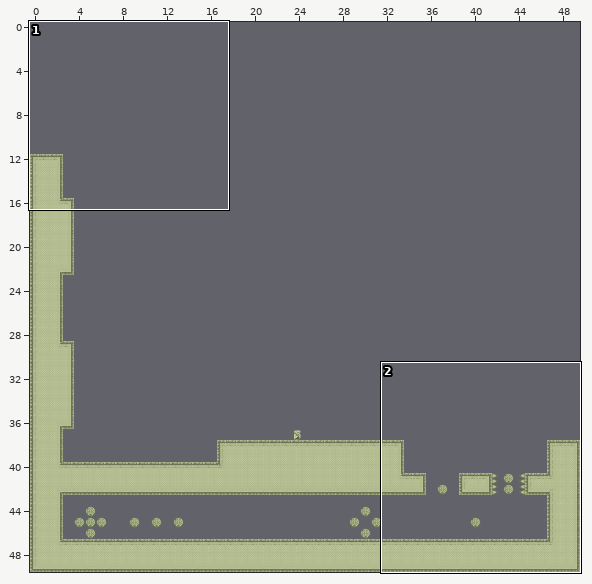
An edit to a level. Tiled map, SuperLemonadeFactory1989/SuperLemonadeFactory1989/Lemonade/levels/slf2/sydney/sydney_level1.tmx. The first picture is a wide view before the edit; the outline marks the close-up.
Close-up. As it was:
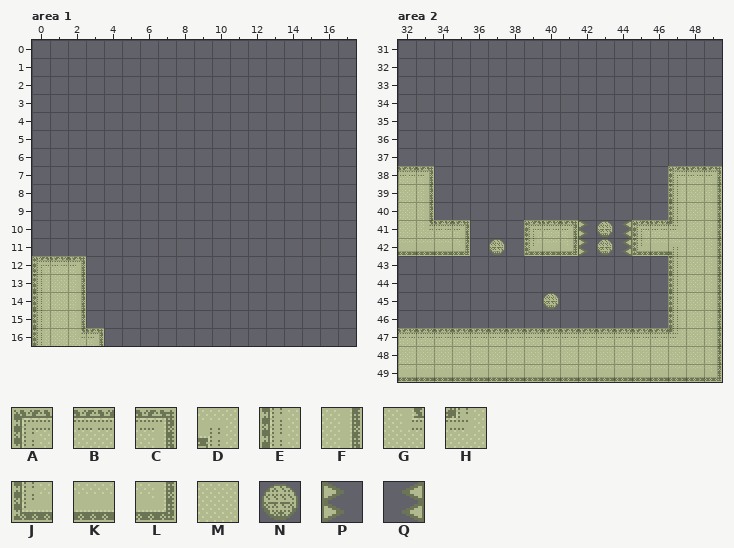
Cells are 20x20 px. Shown: area 1 x 0..17, y 0..16; area 2 x 32..49, y 31..49. The commit also changed other parts of the map, which this record leaves out.
Key: from "tiles_sydney": A 8, B 9, C 14, D 16, E 28, F 34, G 35, H 36, J 128, K 129, L 134, M 194, N 389, P 391, Q 393.
_ is an empty cell.
Layer "bg" before, area 1, first column x 0:
 0 __________________
 1 __________________
 2 __________________
 3 __________________
 4 __________________
 5 __________________
 6 __________________
 7 __________________
 8 __________________
 9 __________________
10 __________________
11 __________________
12 ABC_______________
13 EMF_______________
14 EMF_______________
15 EMF_______________
16 EMGC______________
Layer "bg" before, area 2, first column x 32:
31 __________________
32 __________________
33 __________________
34 __________________
35 __________________
36 __________________
37 __________________
38 BC_____________ABC
39 MF_____________EMF
40 MF_____________EMF
41 MGBC___ABCPNQABHMF
42 KKKL_N_JKLPNQJKDMF
43 _______________EMF
44 _______________EMF
45 ________N______EMF
46 _______________EMF
47 BBBBBBBBBBBBBBBHMF
48 MMMMMMMMMMMMMMMMMF
49 KKKKKKKKKKKKKKKKKL
After the commit:
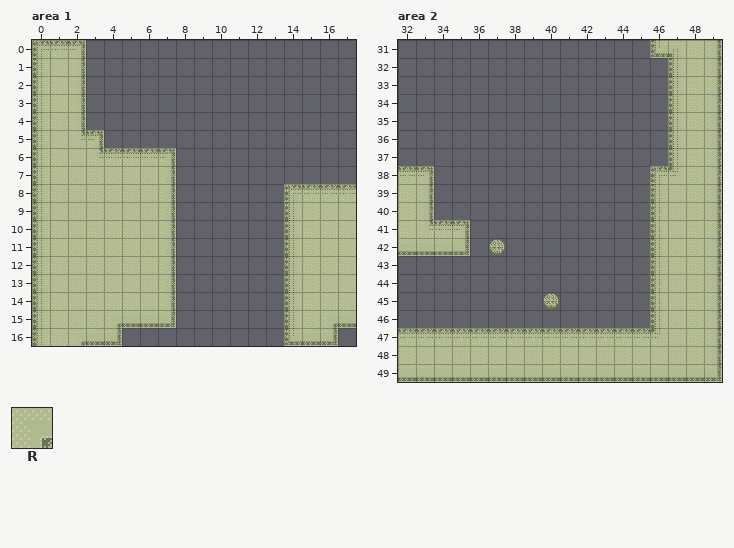
Further tiles: from "tiles_sydney": R 15.
The exact change:
Changed rows in their new state; . is an unchanged cell.
Layer "bg", area 1:
first column x 0:
 0 ABC...............
 1 EMF...............
 2 EMF...............
 3 EMF...............
 4 EMF...............
 5 EMGC..............
 6 EMMGBBBC..........
 7 EMMMMMMF..........
 8 EMMMMMMF......ABBB
 9 EMMMMMMF......EMMM
10 EMMMMMMF......EMMM
11 EMMMMMMF......EMMM
12 EMMMMMMF......EMMM
13 ..MMMMMF......EMMM
14 ..MMMMMF......EMMM
15 ..MMRKKL......EMRK
16 ..RKL.........JKL.
Layer "bg", area 2:
first column x 39:
31 .......JDMF
32 ........EMF
33 ........EMF
34 ........EMF
35 ........EMF
36 ........EMF
37 ........EMF
38 .......AHMF
39 .......EM..
40 .......EM..
41 _______EM..
42 _______EM..
43 .......EM..
44 .......EM..
45 .......EM..
46 .......EM..
47 .......HM..
Changed places in both close-ups, as pixel boxes (x1, y1, x2, y2):
changed: (32, 40, 176, 346)
added: (284, 184, 356, 346)
changed: (524, 40, 722, 339)
